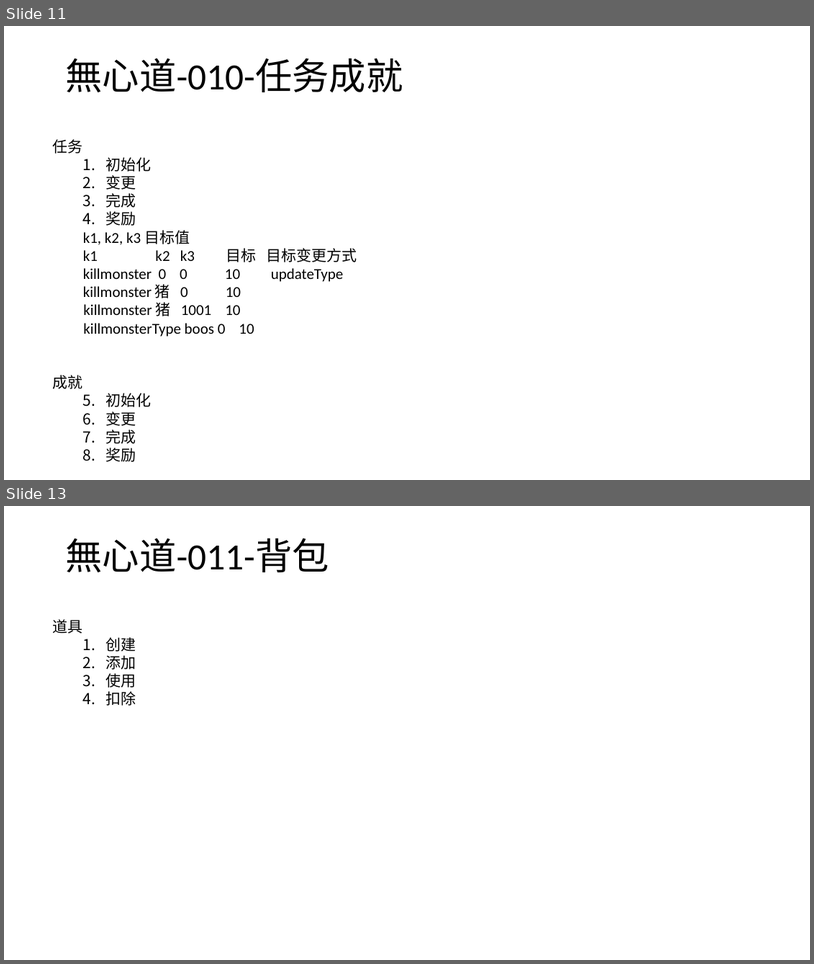
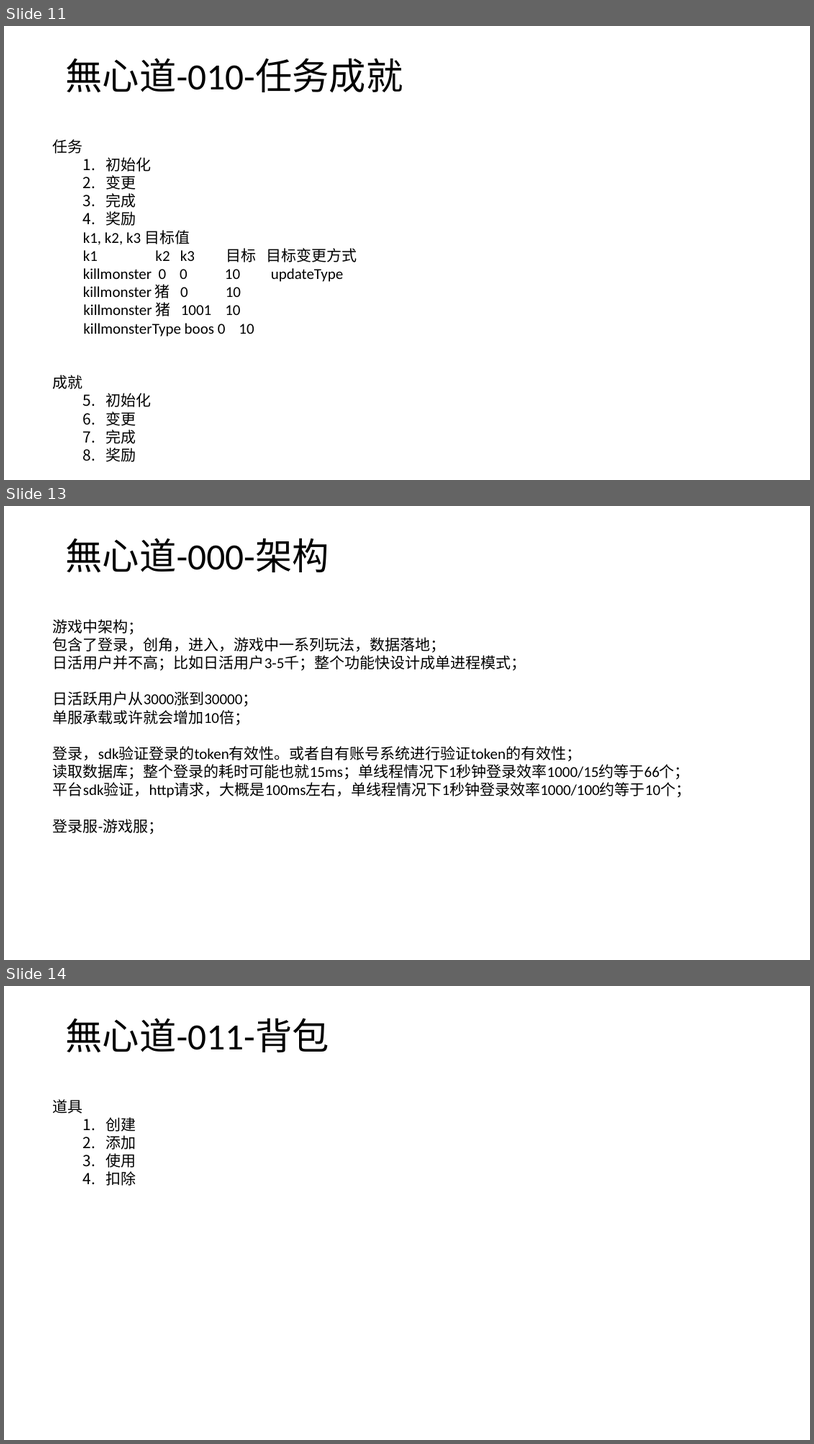
Before and after one commit to wxd-gaming/wxdgaming.boot, a slide deck: 無心道快速开发演示文稿.pptx. Shown one above the other, each under a label of ours: slides 11 and 13 before the commit, slides 11, 13 and 14 after it; the slides between them are not shown. The pictures are 814x964 and 814x1444 pixels, drawn with LibreOffice and Linux fonts; fonts in the diff are those of the drawing. Boxes give left, top, right and bottom in pixels: in the first picture for what was removed or moved away, otherwise in the second. Text is boxed around its words. In the diff, an @@ line names an element or a change of style, - is before the commit and + after.

```diff
--- a/無心道快速开发演示文稿.pptx
+++ b/無心道快速开发演示文稿.pptx
@@ slide 13 added at <box>4,506,810,960</box>, background #FFFFFF @@
@@ title added at <box>65,538,329,572</box>, 44 pt, text #000000 @@
+無心道-000-架构
@@ text added at <box>53,619,691,834</box>, 18 pt, text #000000 @@
+游戏中架构；
+包含了登录，创角，进入，游戏中一系列玩法，数据落地；
+日活用户并不高；比如日活用户3-5千；整个功能快设计成单进程模式；
+日活跃用户从3000涨到30000；
+单服承载或许就会增加10倍；
+登录，sdk验证登录的token有效性。或者自有账号系统进行验证token的有效性；
+读取数据库；整个登录的耗时可能也就15ms；单线程情况下1秒钟登录效率1000/15约等于66个；
+平台sdk验证，http请求，大概是100ms左右，单线程情况下1秒钟登录效率1000/100约等于10个；
+登录服-游戏服；
@@ what was slide 13 is now slide 14 @@
```
Also in this commit, not shown: 1 other slide added, 1 slide removed, 1 other file.
